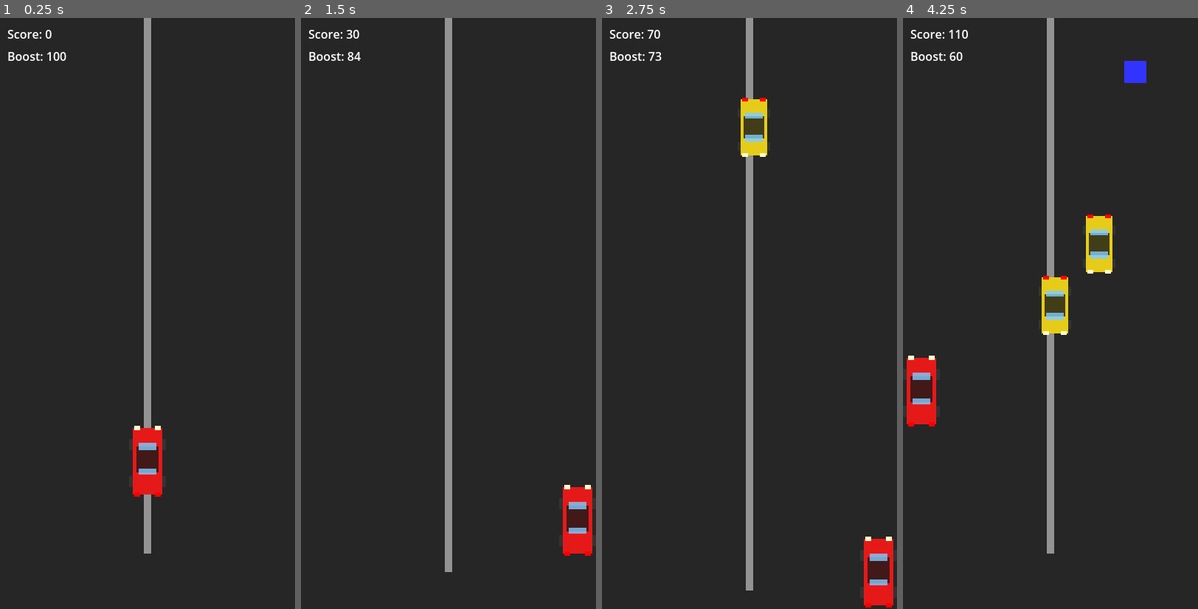
Above: before the commit, frames 1-4 (left to right).
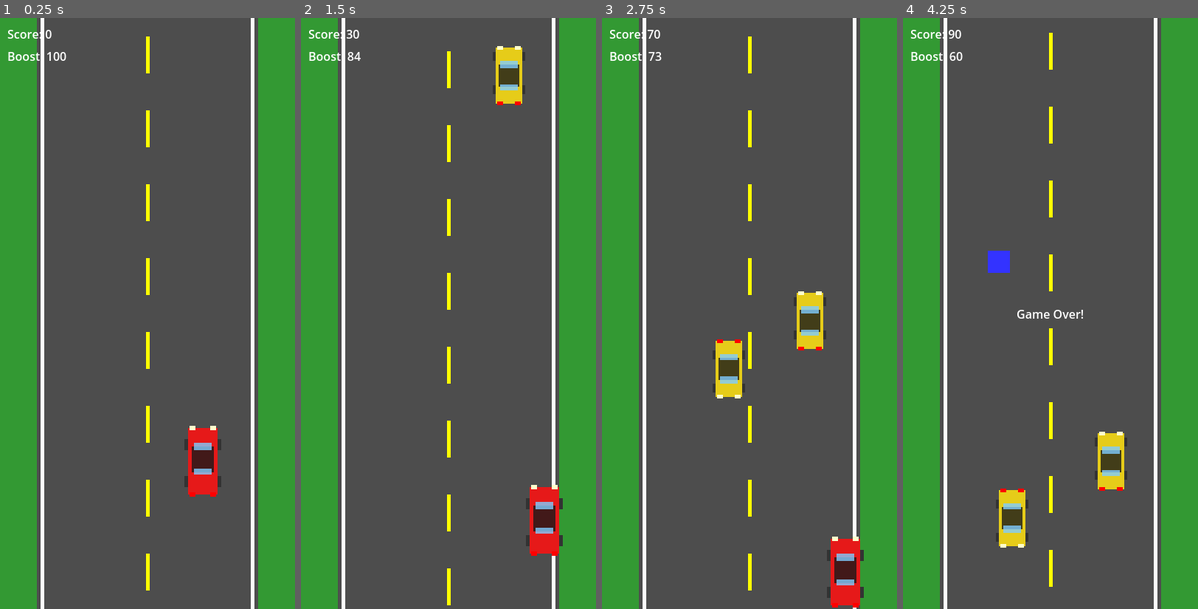
Above: after the commit, the same moments.

Repository: mischamarty/ngp
Game: Godot game, scene res://main.tscn
Two runs of this game, one before a commit and one after it. Both use one fixed random seed, a clock stepped at 60 frames per second and the inputs below.
Inputs:
- Up to frame 1 (0.25 s): no input
- Up to frame 2 (1.5 s): hold Right (move_right) 0.53-1.28 s; hold Space (boost) 0.53-1.28 s; hold Down (move_down) from 1.28 s (still down); tap Space (boost) at 1.35 s
- Up to frame 3 (2.75 s): release Down (move_down) at 2.03 s; hold Right (move_right) from 2.03 s (still down); hold Space (boost) from 2.03 s (still down)
- Up to frame 4 (4.25 s): release Right (move_right) at 2.78 s; release Space (boost) at 2.78 s; hold Up (move_up) 2.78-3.53 s; tap Space (boost) at 2.85 s; hold Left (move_left) from 3.53 s (still down); hold Space (boost) from 3.53 s (still down)

The runs differ from the first frame. In frame 1, 100% of the frame differs, in the area x 0-100%, y 0-100%; in frame 2, 100%; in frame 3, 100%; in frame 4, 100%.

Commit message:
feat: Implement realistic road logic and environment
- Updates road environment with grass shoulders, asphalt, and moving dashed center lines.
- Updates enemy AI to drive on left or right lanes.
- Oncoming traffic (left lane) drives towards the player at combined speeds.
- Same direction traffic (right lane) drives forward at a slower speed than the player, simulating the player overtaking them.
- Adjusts Player clamp logic to keep the player on the road.

Co-authored-by: mischamarty <13179761+mischamarty@users.noreply.github.com>

Diff:
--- a/boost.gd
+++ b/boost.gd
@@ -1,9 +1,15 @@
 extends Area2D
 
-var speed = 100.0
+var speed = 0.0 # Boosts are stationary on the road
+var main_node = null
 
 func _process(delta):
-	position.y += speed * delta
+	var player_speed = 300.0
+	if main_node and main_node.has_node("Player") and not main_node.game_over:
+		player_speed = main_node.get_node("Player").speed
 
-	if position.y > 900: # Assuming screen height is 800, delete when off screen
+	# Move towards the player at the speed of the road
+	position.y += player_speed * delta
+
+	if position.y > 900:
 		queue_free()
--- a/enemy.gd
+++ b/enemy.gd
@@ -1,9 +1,21 @@
 extends Area2D
 
 var speed = 200.0
+var direction = 1
+var main_node = null
 
 func _process(delta):
-	position.y += speed * delta
+	var player_speed = 300.0
+	if main_node and main_node.has_node("Player") and not main_node.game_over:
+		player_speed = main_node.get_node("Player").speed
 
-	if position.y > 900: # Assuming screen height is 800, delete when off screen
+	if rotation == 0:
+		# Oncoming traffic: speed of car + speed of road (player speed)
+		position.y += (speed + player_speed) * delta
+	else:
+		# Same direction traffic: road speed (player speed) - car speed
+		position.y += (player_speed - speed) * delta
+
+	# Despawn if off-screen (bottom or top)
+	if position.y > 950 or position.y < -200:
 		queue_free()
--- a/main.gd
+++ b/main.gd
@@ -6,6 +6,10 @@
 var score = 0
 var game_over = false
 
+var lines = []
+var line_spacing = 100.0
+var line_height = 50.0
+
 func _ready():
 	$EnemySpawnTimer.start()
 	$BoostSpawnTimer.start()
@@ -13,29 +17,60 @@
 	$UI/GameOverLabel.hide()
 	$UI/ScoreLabel.text = "Score: " + str(score)
 
+	# Generate center dashed lines
+	for i in range(10):
+		var line = ColorRect.new()
+		line.color = Color(1, 1, 0, 1) # Yellow dashed line
+		line.size = Vector2(5, line_height)
+		line.position = Vector2(197.5, i * line_spacing - line_height)
+		$CenterLines.add_child(line)
+		lines.append(line)
+
 func _process(delta):
 	if game_over:
 		if Input.is_action_just_pressed("boost"):
 			get_tree().reload_current_scene()
 		return
 
-	# Simple scrolling road effect
-	var offset = fmod(Time.get_ticks_msec() / 10.0, 100.0)
-	$RoadLine.position.y = offset - 100
+	# Move dashed lines based on player speed
+	var player_speed = $Player.speed if $Player else 300.0
+	for line in lines:
+		line.position.y += player_speed * delta
+		if line.position.y > 800:
+			line.position.y -= (10 * line_spacing)
 
 func _on_enemy_spawn_timer_timeout():
 	if game_over: return
 	var enemy = enemy_scene.instantiate()
-	var x_pos = randf_range(50, 350)
-	enemy.position = Vector2(x_pos, -50)
-	enemy.speed = randf_range(150, 300)
+
+	# Decide lane: 0 = Left (Oncoming), 1 = Right (Same direction)
+	var lane = randi() % 2
+
+	if lane == 0:
+		enemy.position = Vector2(randf_range(70, 180), -80)
+		enemy.speed = randf_range(150, 300) # Coming towards player (relative to road)
+		enemy.direction = 1 # Downward
+		# Facing down natively, so no rotation needed
+	else:
+		enemy.position = Vector2(randf_range(220, 330), -80)
+		enemy.speed = randf_range(150, 250) # Slower than player, driving in same direction
+		enemy.direction = 1
+		enemy.rotation = PI # Flip car to face upwards (same direction as player)
+
+	# Store the main node so enemies can calculate relative speed
+	enemy.main_node = self
 	add_child(enemy)
 
 func _on_boost_spawn_timer_timeout():
 	if game_over: return
 	var boost = boost_scene.instantiate()
-	var x_pos = randf_range(50, 350)
-	boost.position = Vector2(x_pos, -50)
+	var lane = randi() % 2
+	if lane == 0:
+		boost.position = Vector2(randf_range(70, 180), -50)
+	else:
+		boost.position = Vector2(randf_range(220, 330), -50)
+
+	boost.main_node = self
 	add_child(boost)
 
 func _on_score_timer_timeout():
--- a/main.tscn
+++ b/main.tscn
@@ -6,22 +6,42 @@
 [node name="Main" type="Node2D"]
 script = ExtResource("1_main")
 
-[node name="Background" type="ColorRect" parent="."]
+[node name="GrassLeft" type="ColorRect" parent="."]
+offset_right = 50.0
+offset_bottom = 800.0
+color = Color(0.2, 0.6, 0.2, 1)
+
+[node name="GrassRight" type="ColorRect" parent="."]
+offset_left = 350.0
 offset_right = 400.0
 offset_bottom = 800.0
-color = Color(0.15, 0.15, 0.15, 1)
+color = Color(0.2, 0.6, 0.2, 1)
 
-[node name="RoadLine" type="ColorRect" parent="."]
-offset_left = 195.0
-offset_right = 205.0
+[node name="Road" type="ColorRect" parent="."]
+offset_left = 50.0
+offset_right = 350.0
 offset_bottom = 800.0
-color = Color(1, 1, 1, 0.5)
+color = Color(0.3, 0.3, 0.3, 1)
+
+[node name="EdgeLineLeft" type="ColorRect" parent="."]
+offset_left = 55.0
+offset_right = 60.0
+offset_bottom = 800.0
+color = Color(1, 1, 1, 1)
+
+[node name="EdgeLineRight" type="ColorRect" parent="."]
+offset_left = 340.0
+offset_right = 345.0
+offset_bottom = 800.0
+color = Color(1, 1, 1, 1)
+
+[node name="CenterLines" type="Node2D" parent="."]
 
 [node name="Player" parent="." instance=ExtResource("2_main")]
-position = Vector2(200, 600)
+position = Vector2(275, 600)
 
 [node name="EnemySpawnTimer" type="Timer" parent="."]
-wait_time = 1.5
+wait_time = 1.0
 
 [node name="BoostSpawnTimer" type="Timer" parent="."]
 wait_time = 3.0
--- a/player.gd
+++ b/player.gd
@@ -44,7 +44,7 @@
 	emit_signal("boost_changed", boost_level)
 
 	position += velocity * speed * delta
-	position.x = clamp(position.x, 25, screen_size.x - 25)
+	position.x = clamp(position.x, 70, 330) # Keep within road bounds (50-350 with margin)
 	position.y = clamp(position.y, 50, screen_size.y - 50)
 
 func add_boost(amount):
